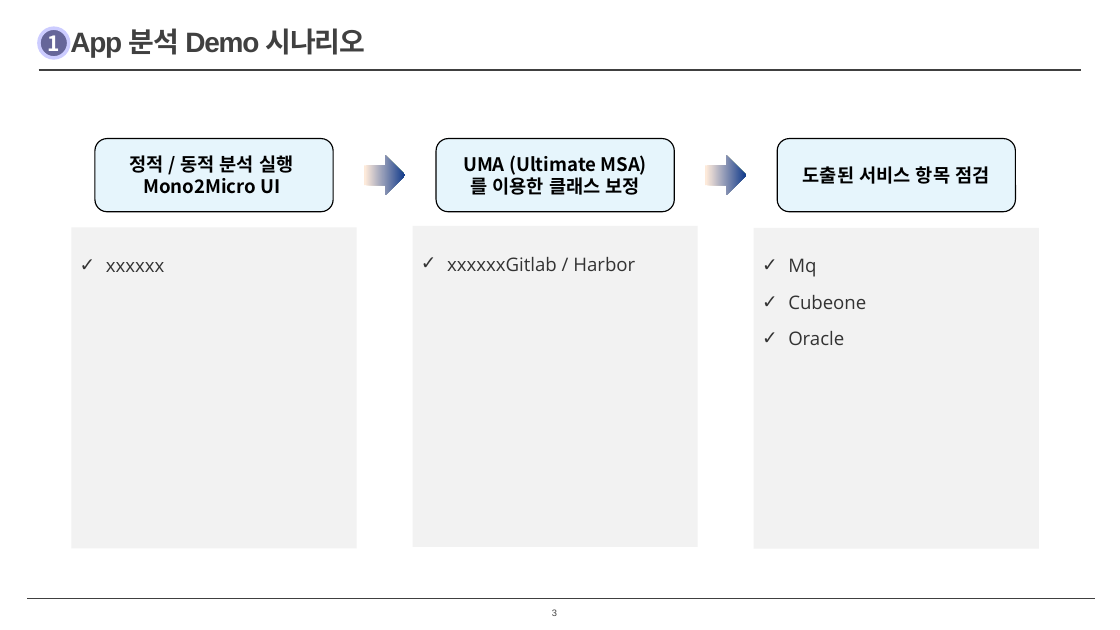
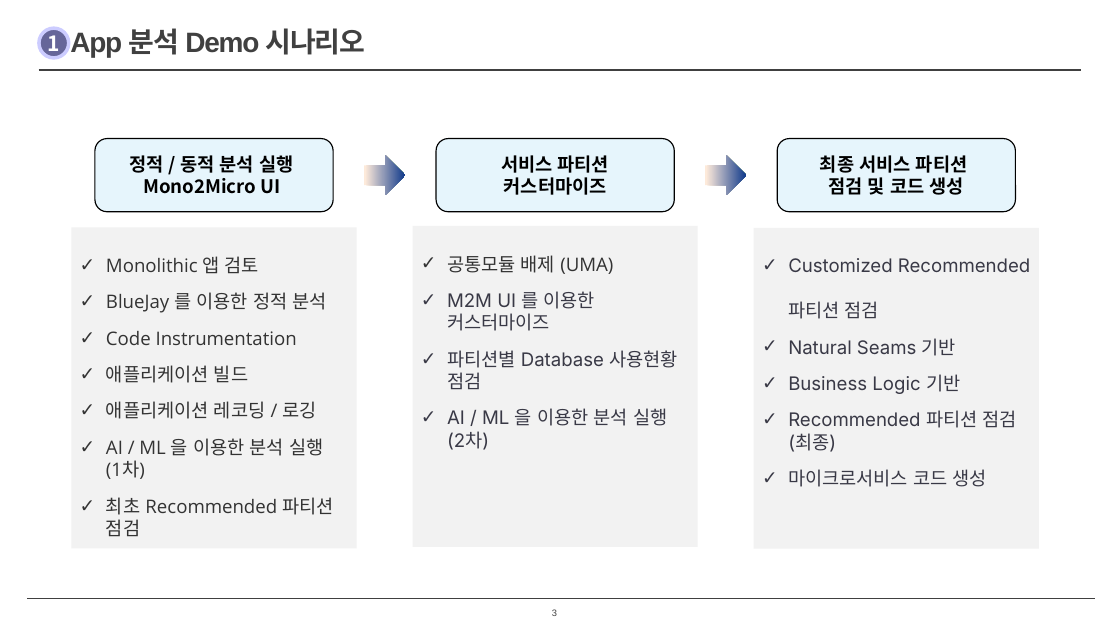
Before and after one commit to HongSeogi/testapp, a slide deck: slide 3 of NHLI PoC 결과보고_demo_App분석_part.pptx. Drawn at 1120x630 pixels with LibreOffice and Linux fonts; fonts in the diff are those of the drawing; background and template pictures are left out. Boxes give left, top, right and bottom in pixels: in the first picture for what was removed or moved away, otherwise in the second. Text is boxed around its words. In the diff, an @@ line names an element or a change of style, - is before the commit and + after.

```diff
--- a/NHLI PoC 결과보고_demo_App분석_part.pptx
+++ b/NHLI PoC 결과보고_demo_App분석_part.pptx
@@ text in rounded rectangle at (501,155,609,195): text changed @@
-UMA (Ultimate MSA)
-를 이용한 클래스 보정
+서비스 파티션
+커스터마이즈
@@ text in rounded rectangle at (820,155,967,195): text changed @@
-도출된 서비스 항목 점검
+최종 서비스 파티션
+점검 및 코드 생성
@@ text in rectangle at (106,256,333,537): text changed @@
-✓ xxxxxx
+✓ Monolithic 앱 검토
+✓ BlueJay 를 이용한 정적 분석
+✓ Code Instrumentation
+✓ 애플리케이션 빌드
+✓ 애플리케이션 레코딩 / 로깅
+✓ AI / ML 을 이용한 분석 실행
+  (1차)
+✓ 최초 Recommended 파티션 점검
@@ text in rectangle at (447,255,677,450): text changed; font Open Sans to Inter; text colour #333333 to #393946 @@
-✓ xxxxxxGitlab / Harbor
+✓ 공통모듈 배제 (UMA)
+✓ M2M UI 를 이용한
+  커스터마이즈
+✓ 파티션별 Database 사용현황 점검
+✓ AI / ML 을 이용한 분석 실행
+  (2차)
@@ text in rectangle at (788,258,1030,487): text changed; font Open Sans to Inter; text colour #333333 to #393946 @@
-✓ Mq
-✓ Cubeone
-✓ Oracle
+✓ Customized Recommended
+  파티션 점검
+✓ Natural Seams 기반
+✓ Business Logic 기반
+✓ Recommended 파티션 점검 (최종)
+✓ 마이크로서비스 코드 생성
```
Also in this commit, not shown: 1 other slide changed.
